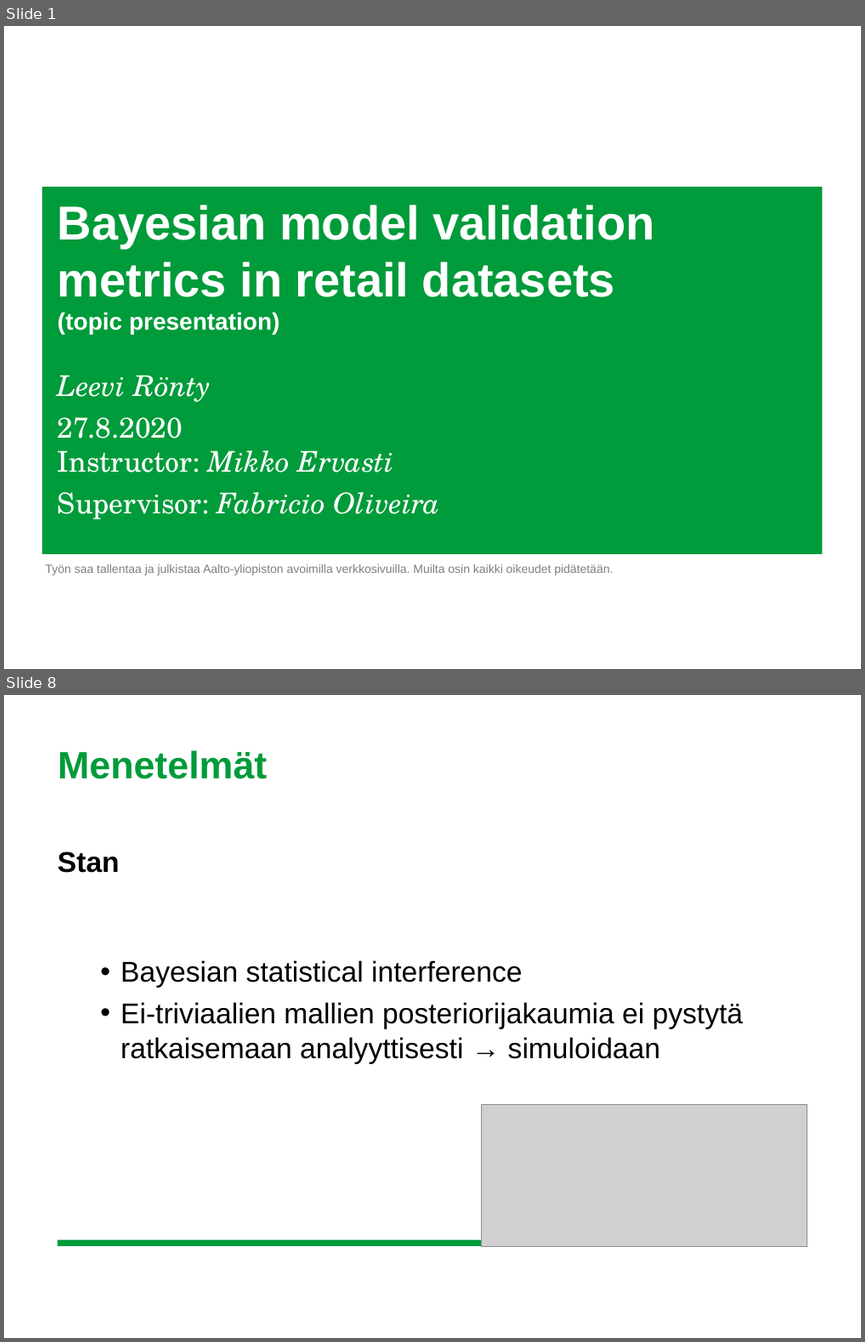
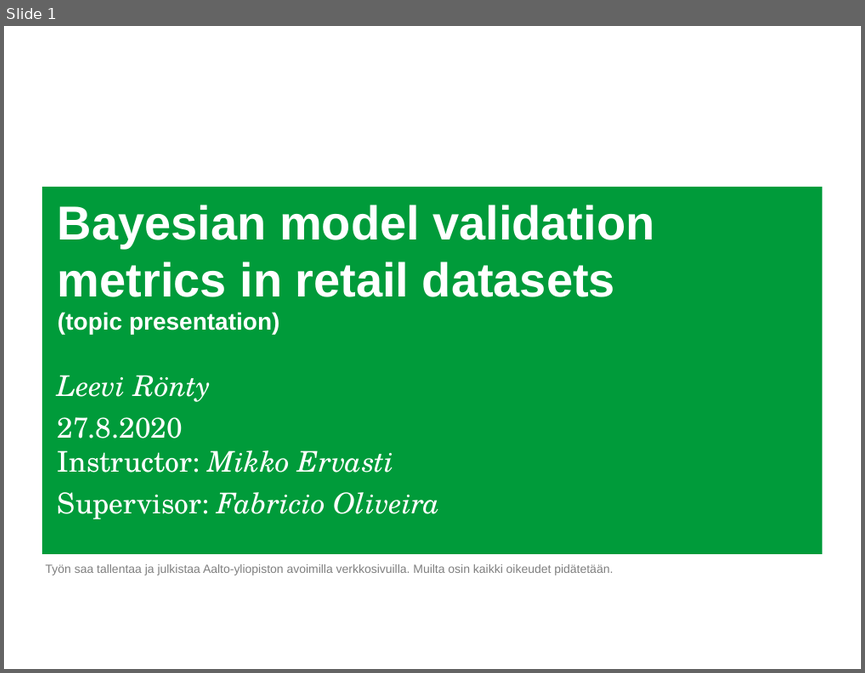
Before and after one commit to leevirontySF/BSC_thesis, a slide deck: aihepresis.ppt. Shown one above the other, each under a label of ours: slides 1 and 8 before the commit, slide 1 after it; the slides between them are not shown. The pictures are 865x1342 and 865x673 pixels, drawn with LibreOffice and Linux fonts; fonts in the diff are those of the drawing; grey boxes stand for pictures; background and template pictures are left out. Boxes give left, top, right and bottom in pixels: in the first picture for what was removed or moved away, otherwise in the second. Text is boxed around its words. In the diff, an @@ line names an element or a change of style, - is before the commit and + after.

```diff
--- a/aihepresis.ppt
+++ b/aihepresis.ppt
@@ slide 8 removed at <box>4,695,861,1338</box>, background #FFFFFF @@
@@ title removed at <box>58,750,267,779</box> @@
-Menetelmät
@@ text removed at <box>58,851,743,1064</box> @@
-Stan
-• Bayesian statistical interference
-• Ei-triviaalien mallien posteriorijakaumia ei pystytä ratkaisemaan analyyttisesti → simuloidaan
@@ picture removed at <box>481,1104,806,1246</box> @@
@@ rectangle removed at <box>58,1240,806,1246</box> @@
```
Also in this commit, not shown: 8 slides changed, 7 slides added, 1 other slide removed.
